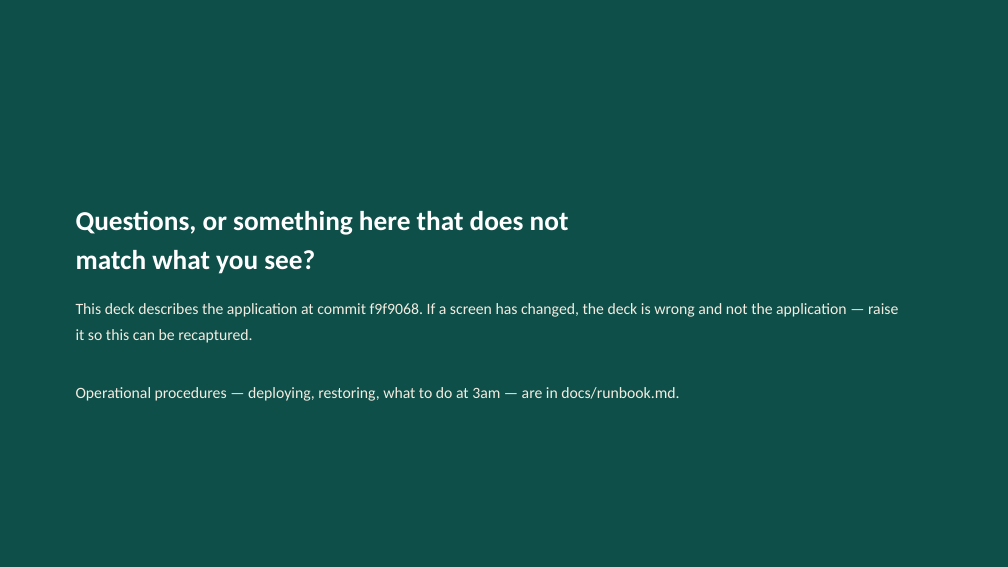
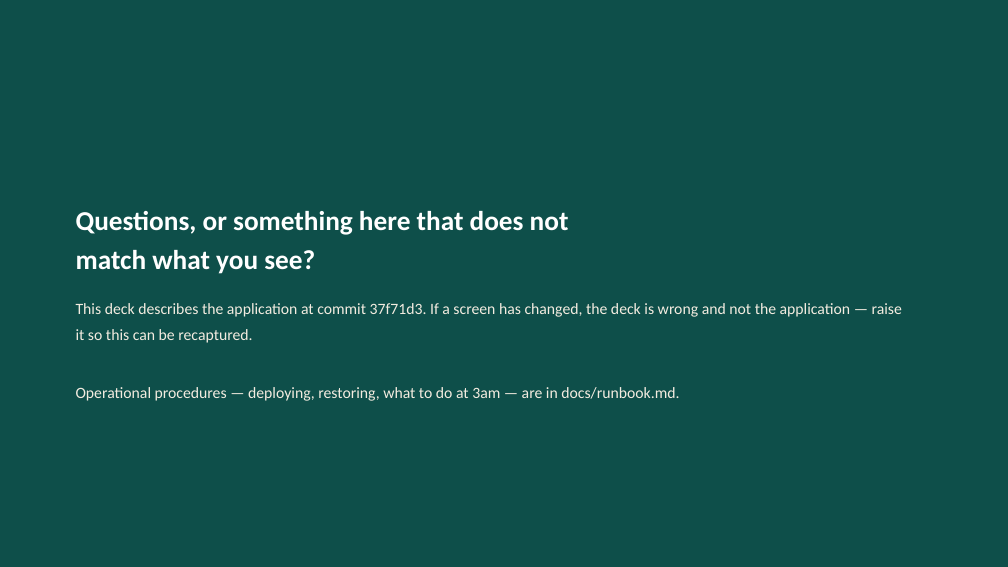
Before and after one commit to prajwal-patil-hub/Internal-Banking-Ticketing-System, a slide deck: slide 71 of docs/sop/SUCCESS-Bank-Ticketing-SOP.pptx. Drawn at 1008x567 pixels with LibreOffice and Linux fonts; fonts in the diff are those of the drawing. Boxes give left, top, right and bottom in pixels: in the first picture for what was removed or moved away, otherwise in the second. Text is boxed around its words. In the diff, an @@ line names an element or a change of style, - is before the commit and + after.

```diff
--- a/docs/sop/SUCCESS-Bank-Ticketing-SOP.pptx
+++ b/docs/sop/SUCCESS-Bank-Ticketing-SOP.pptx
@@ text at bbox=[76, 303, 902, 343]: text changed @@
-This deck describes the application at commit f9f9068. If a screen has changed, the deck is wrong and not the application — raise it so this can be recaptured.
+This deck describes the application at commit 37f71d3. If a screen has changed, the deck is wrong and not the application — raise it so this can be recaptured.
```
Also in this commit, not shown: 5 other slides changed, 2 other files.
